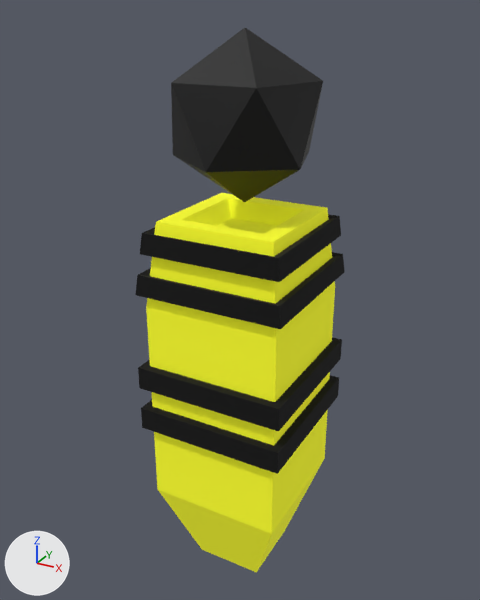
The FBX model GameJam_Geo2021/Assets/Models/Corner_pillar.fbx as it was, and as the next commit left it.
The view is the same before and after, from a 50 mm lens placed at (1.84, -3.4, 1.17), pointed at (-0.06, 0.05, -0.55). Lighting does not change. The marker at lower left points along +X, +Y and +Z. Where no turn or scale is listed for an object, it has been applied to the vertices.

In view in the first picture: 'Corner_pillar'.
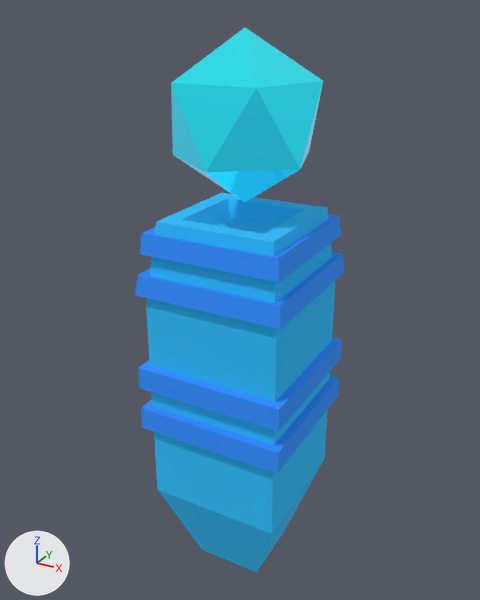
The newer file is also turned or shifted as a whole; pictures and numbers use the older file's frame.

The change in detail:
Material 'Material #166' (mat_material__166) is new.
Its base color is (0.0196, 0.482, 0.898) (cyan #26b8f3).
Its roughness is 1.0.
Its emission color is (0.0235, 0.451, 0.827) (cyan #2ab3eb).
Its emission strength is 0.1.
Material 'Material #169' (mat_material__169) is new.
Its base color is (0.0314, 0.984, 0.749) (cyan #32fde0).
Its metallic is 1.0.
Its roughness is 0.0.
Its emission color is (0.0235, 0.451, 0.827) (cyan #2ab3eb).
Its emission strength is 0.5.
Material 'Material #167' (mat_material__167) is new.
Its base color is (0.0275, 0.227, 0.973) (blue #2e83fc).
Its roughness is 1.0.
Its emission color is (0.0235, 0.451, 0.827) (cyan #2ab3eb).
Its emission strength is 0.1.
me_mesh has 100 vertices, 106 faces and spans x -0.49..0.49, y -0.49..0.49, z -1.78..1.78.
me_mesh is used by ob_corner_pillar; location (0.0, 0.0, -0.708).
me_mesh part 1: all 38 faces that had it switch from mat_material__173 (yellow #f5f822) to mat_material__166 (cyan #26b9f3).
me_mesh part 2: all 48 faces that had it switch from mat_material__172 (black #000000) to mat_material__167 (blue #2e83fc).
me_mesh part 3: all 20 faces that had it switch from mat_border_short_long_slot__3 (black #000000) to mat_material__169 (cyan #32fde0).

Pixel boxes [x1, y1, x2, y2] of what changed, in the pictures (480 x 600 px):
part 1 of me_mesh, recoloured (yellow to blue)
    both: [146, 193, 335, 573]
part 2 of me_mesh, recoloured (black to blue)
    both: [135, 214, 345, 474]
part 3 of me_mesh, recoloured (black to cyan)
    both: [171, 28, 323, 202]
